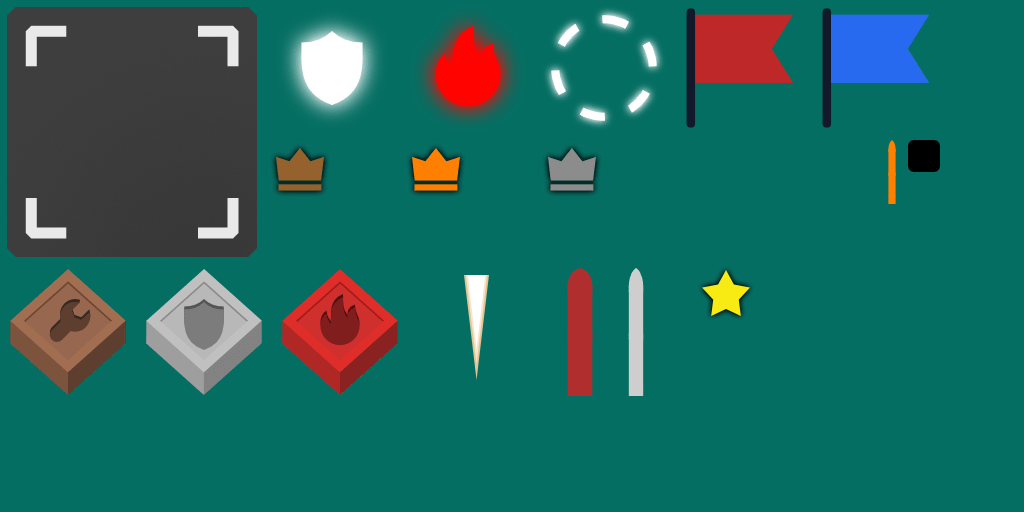
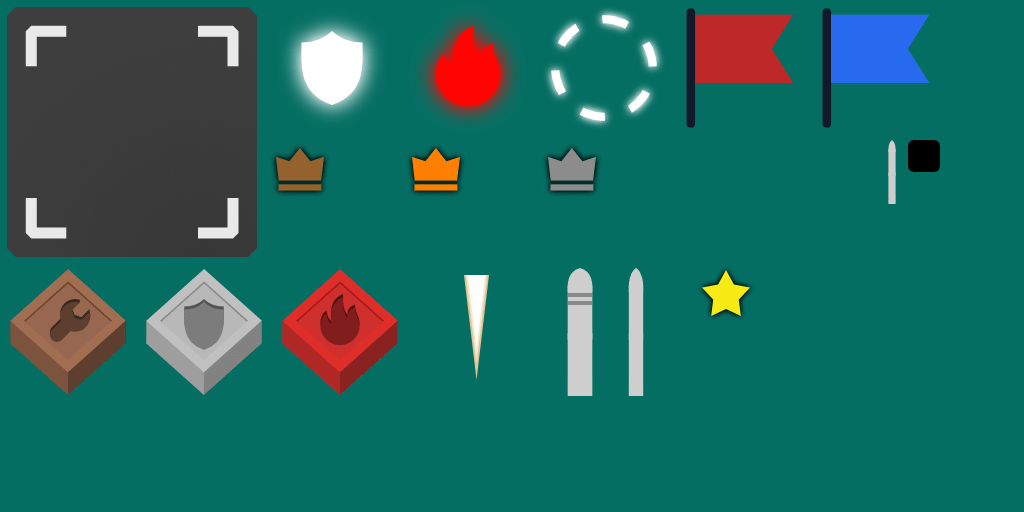
The second 1024px x 512px image is a revision of the first. Changes to its layers:
added layer "Missile goli + stripes" in group "New" over [566, 268, 593, 396]
renamed "Missile red" to "Missile goli", hid it over [566, 268, 593, 396]
